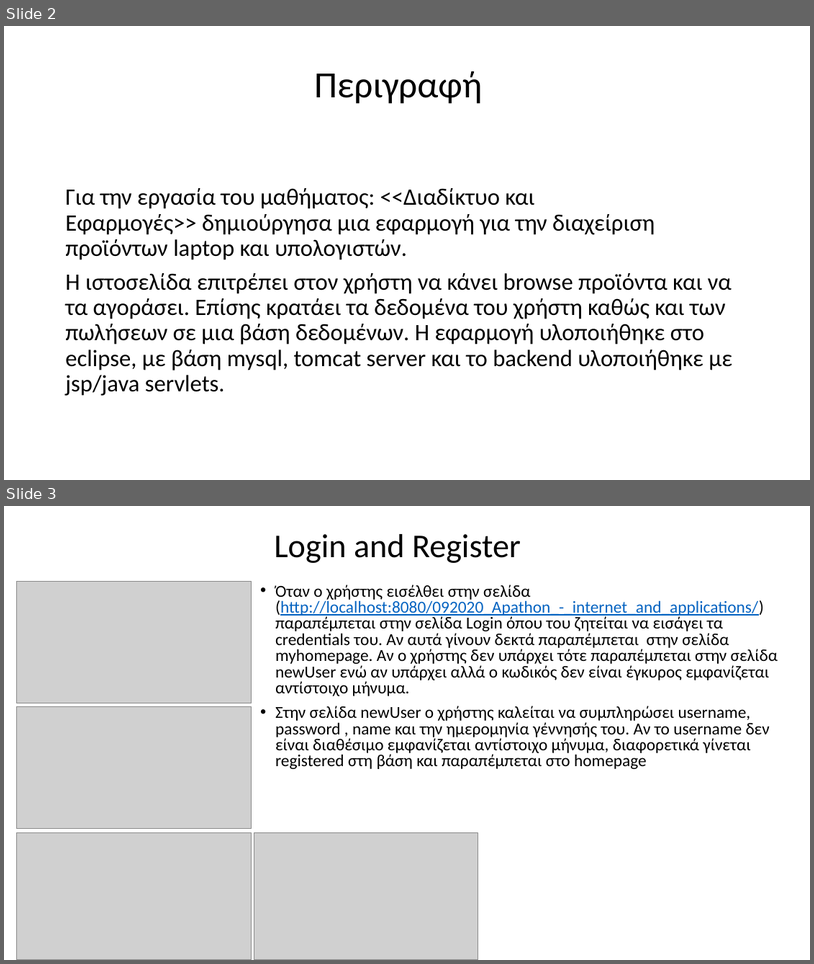
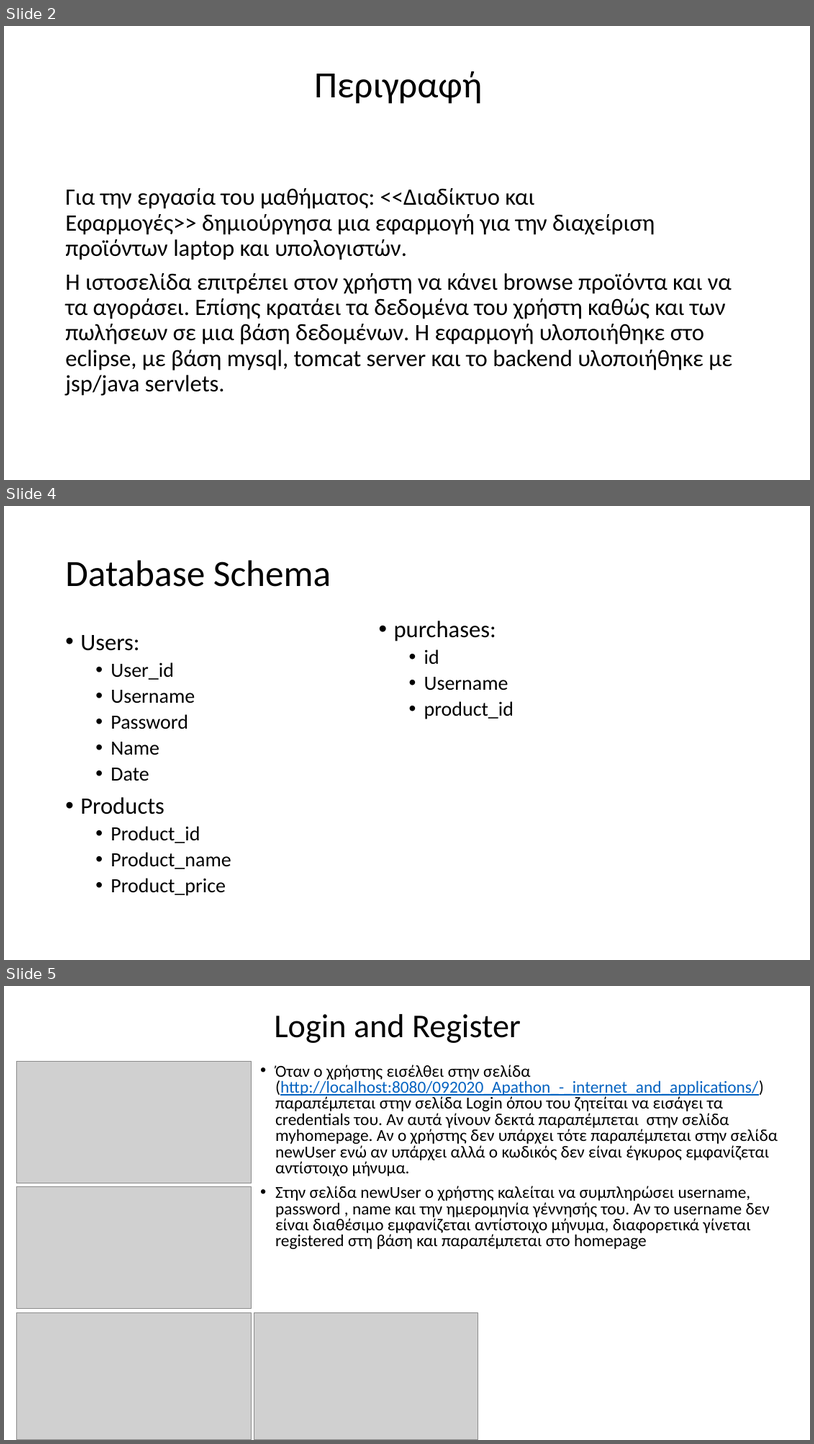
Before and after one commit to panloul/interent-and-applications, a slide deck: Presentation.pptx. Shown one above the other, each under a label of ours: slides 2 and 3 before the commit, slides 2, 4 and 5 after it; the slides between them are not shown. The pictures are 814x964 and 814x1444 pixels, drawn with LibreOffice and Linux fonts; fonts in the diff are those of the drawing; grey boxes stand for pictures. Boxes give left, top, right and bottom in pixels: in the first picture for what was removed or moved away, otherwise in the second. Text is boxed around its words. In the diff, an @@ line names an element or a change of style, - is before the commit and + after.

```diff
--- a/Presentation.pptx
+++ b/Presentation.pptx
@@ slide 4 added at bbox=[4, 506, 810, 960], background #FFFFFF @@
@@ title added at bbox=[65, 560, 331, 587], 44 pt, text #000000 @@
+Database Schema
@@ text added at bbox=[80, 635, 231, 896], 24 pt, text #000000 @@
+• Users:
+  • User_id
+  • Username
+  • Password
+  • Name
+  • Date
+• Products
+  • Product_id
+  • Product_name
+  • Product_price
@@ text added at bbox=[394, 620, 514, 719], 24 pt, text #000000 @@
+• purchases:
+  • id
+  • Username
+  • product_id
@@ what was slide 3 is now slide 5 @@
```
Also in this commit, not shown: 2 other slides added.
